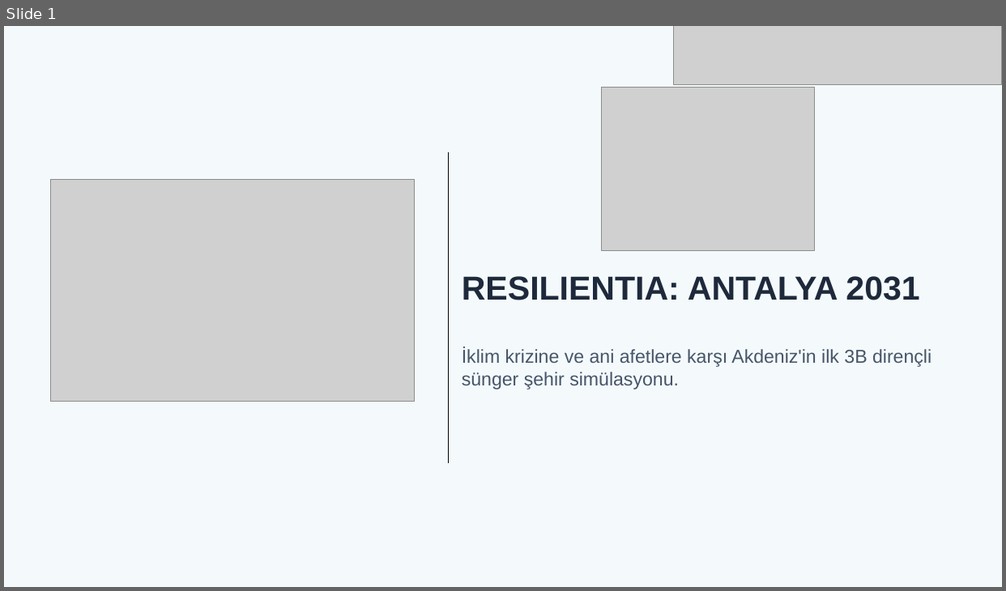
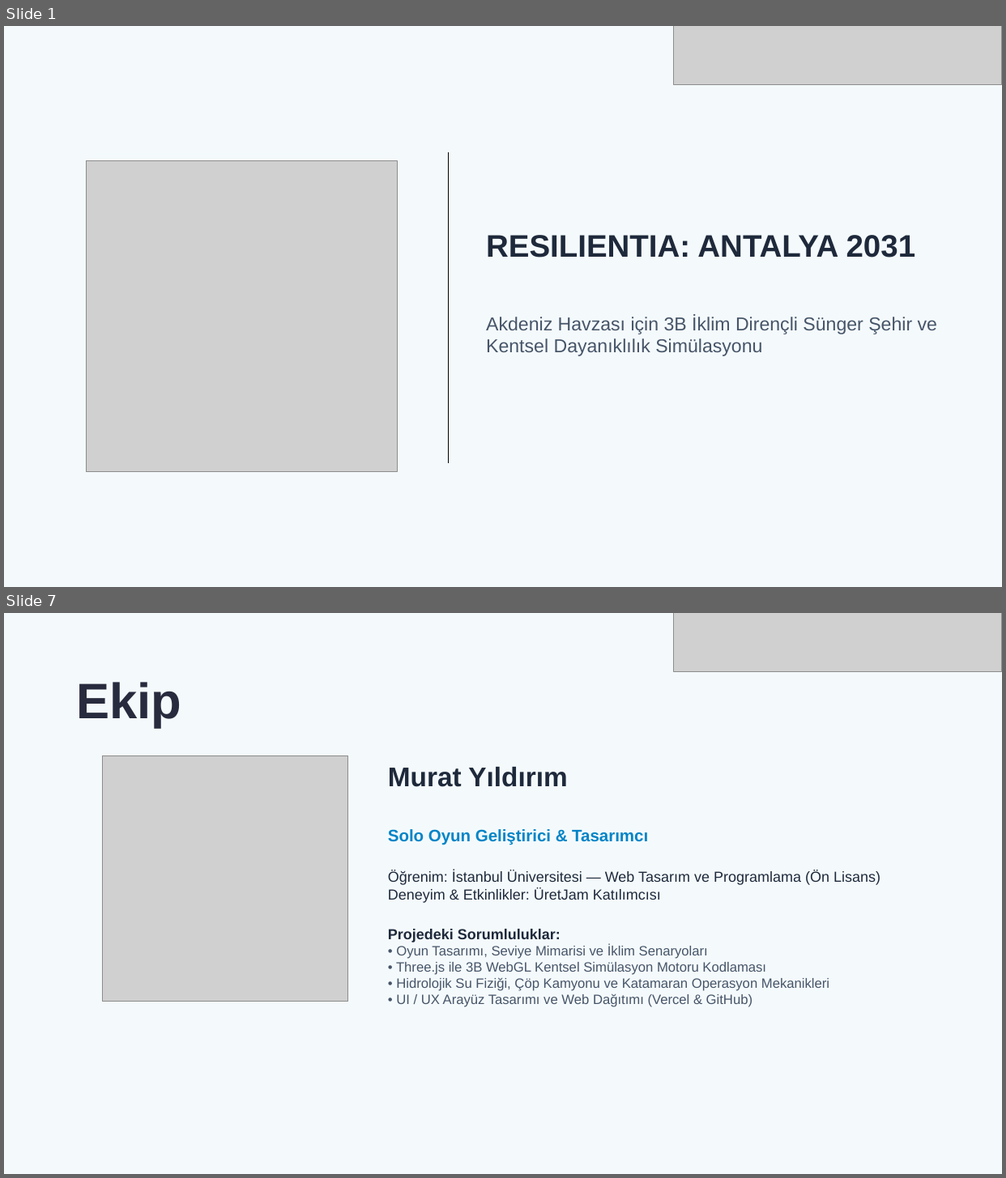
Before and after one commit to muratyildirim12q/resilientia-antalya, a slide deck: RESILIENTIA_ANTALYA_2031_SUNUM.pptx. Shown one above the other, each under a label of ours: slide 1 before the commit, slides 1 and 7 after it; the slides between them are not shown. The pictures are 1006x591 and 1006x1178 pixels, drawn with LibreOffice and Linux fonts; fonts in the diff are those of the drawing; grey boxes stand for pictures. Boxes give left, top, right and bottom in pixels: in the first picture for what was removed or moved away, otherwise in the second. Text is boxed around its words. In the diff, an @@ line names an element or a change of style, - is before the commit and + after.

Commit message:
docs: guncel sunum sablonu, canli oyun ici goruntuleri ve seffaf logo entegrasyonu

```diff
--- a/RESILIENTIA_ANTALYA_2031_SUNUM.pptx
+++ b/RESILIENTIA_ANTALYA_2031_SUNUM.pptx
@@ slide 7 added at box(4, 613, 1002, 1174), background #F4FAFC @@
@@ picture added at box(674, 613, 1002, 671) @@
@@ text added at box(76, 682, 181, 728), 48 pt, text #282B3D, bold @@
+Ekip
@@ picture added at box(102, 756, 347, 1002) @@
@@ text added at box(388, 767, 567, 787), 26 pt, text #1E293B, bold @@
+Murat Yıldırım
@@ text added at box(388, 829, 880, 1007), 13 pt, text #475569 @@
+Solo Oyun Geliştirici & Tasarımcı
+Öğrenim: İstanbul Üniversitesi — Web Tasarım ve Programlama (Ön Lisans)
+Deneyim & Etkinlikler: ÜretJam Katılımcısı
+Projedeki Sorumluluklar:
+• Oyun Tasarımı, Seviye Mimarisi ve İklim Senaryoları
+• Three.js ile 3B WebGL Kentsel Simülasyon Motoru Kodlaması
+• Hidrolojik Su Fiziği, Çöp Kamyonu ve Katamaran Operasyon Mekanikleri
+• UI / UX Arayüz Tasarımı ve Web Dağıtımı (Vercel & GitHub)
@@ slide 1 changed as well @@
@@ picture removed at box(602, 88, 814, 251) @@
@@ picture: place and size @@
-picture at box(51, 179, 415, 402)
+picture at box(86, 160, 397, 472)
@@ text "RESILIENTIA: ANTALYA 2031": place and size @@
-text "RESILIENTIA: ANTALYA 2031" at box(462, 276, 919, 301)
+text "RESILIENTIA: ANTALYA 2031" at box(486, 235, 916, 258)
@@ text "RESILIENTIA: ANTALYA 2031" at box(486, 235, 916, 258): size 32 to 30 pt @@
@@ text at box(486, 315, 937, 356): text changed @@
-İklim krizine ve ani afetlere karşı Akdeniz'in ilk 3B dirençli sünger şehir simülasyonu.
+Akdeniz Havzası için 3B İklim Dirençli Sünger Şehir ve Kentsel Dayanıklılık Simülasyonu
```
Also in this commit, not shown: 8 other slides changed, 1 slide removed, 5 other files.
